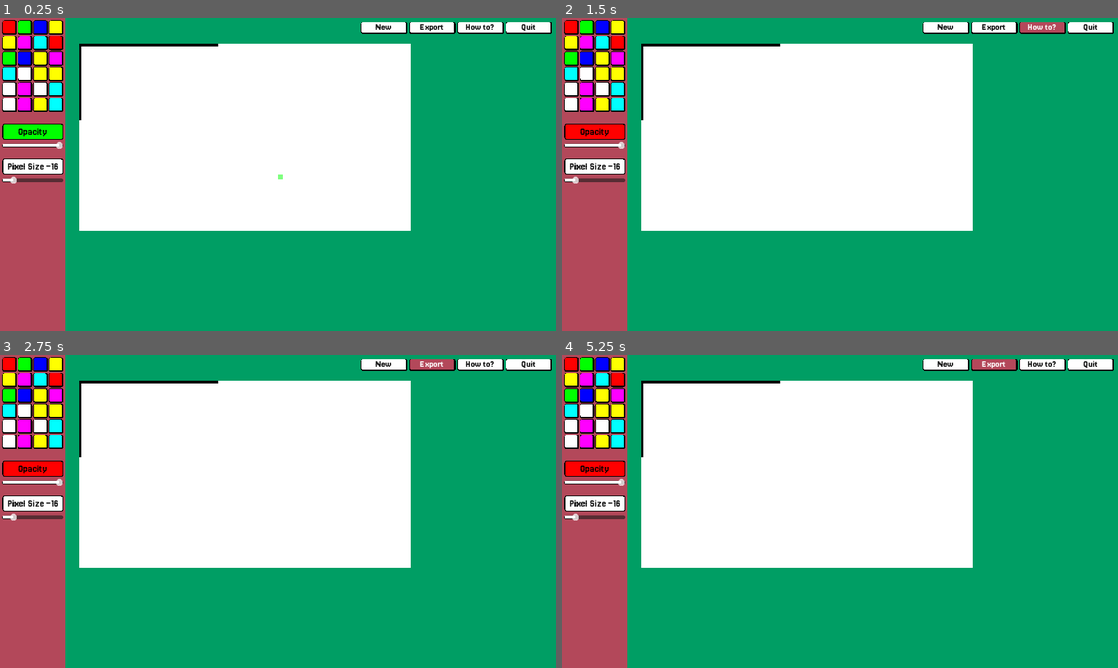
Above: before the commit, frames 1-4 (two rows, left to right).
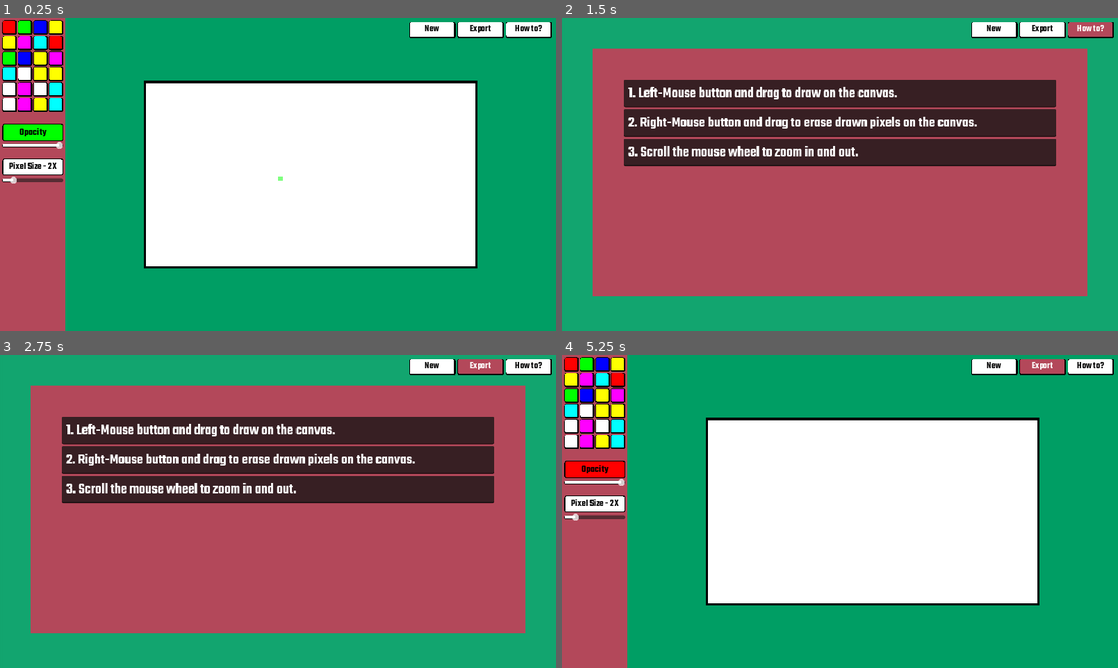
Above: after the commit, the same moments.

Repository: munucrafts/GD-Pixelo-PixelArtMaker
Game: Godot game, scene res://Scenes/control.tscn
Two runs of this game, one before a commit and one after it. Both use one fixed random seed, a clock stepped at 60 frames per second and the inputs below.
Inputs (mouse positions are in pixels of both pictures, inside the frame that each line leads up to):
- Up to frame 1 (0.25 s): no input
- Up to frame 2 (1.5 s): click (573, 27) at 0.52 s; click "How to?" at 1.25 s
- Up to frame 3 (2.75 s): click "Export" at 2 s
- Up to frame 4 (5.25 s): click "New" at 2.75 s; click "New" at 3.5 s; click (573, 364) at 4.27 s; click "Export" at 5 s

The runs differ from the first frame. In frame 1, 27% of the frame differs, in the area x 0-100%, y 1-80%; in frame 2, 75%; in frame 3, 75%, in the area x 0-100%, y 0-100%; in frame 4, 28%.

Commit message:
Menu, How to, Icon, Few more stuff

Diff:
--- a/Scenes/ColorButton.tscn
+++ b/Scenes/ColorButton.tscn
@@ -15,6 +15,32 @@
 corner_radius_bottom_left = 4
 anti_aliasing = false
 
+[sub_resource type="StyleBoxFlat" id="StyleBoxFlat_x7206"]
+bg_color = Color(1, 1, 1, 1)
+border_width_left = 1
+border_width_top = 1
+border_width_right = 3
+border_width_bottom = 3
+border_color = Color(0, 0, 0, 1)
+corner_radius_top_left = 4
+corner_radius_top_right = 4
+corner_radius_bottom_right = 4
+corner_radius_bottom_left = 4
+anti_aliasing = false
+
+[sub_resource type="StyleBoxFlat" id="StyleBoxFlat_sen87"]
+bg_color = Color(1, 1, 1, 1)
+border_width_left = 2
+border_width_top = 2
+border_width_right = 4
+border_width_bottom = 4
+border_color = Color(0, 0, 0, 1)
+corner_radius_top_left = 4
+corner_radius_top_right = 4
+corner_radius_bottom_right = 4
+corner_radius_bottom_left = 4
+anti_aliasing = false
+
 [node name="Node2D" type="Node2D"]
 script = ExtResource("1_mkryj")
 
@@ -24,9 +50,9 @@
 offset_bottom = 30.0
 mouse_default_cursor_shape = 2
 theme_override_styles/normal = SubResource("StyleBoxFlat_hri1q")
-theme_override_styles/hover = SubResource("StyleBoxFlat_hri1q")
-theme_override_styles/pressed = SubResource("StyleBoxFlat_hri1q")
-theme_override_styles/focus = SubResource("StyleBoxFlat_hri1q")
+theme_override_styles/hover = SubResource("StyleBoxFlat_x7206")
+theme_override_styles/pressed = SubResource("StyleBoxFlat_sen87")
+theme_override_styles/focus = SubResource("StyleBoxFlat_sen87")
 keep_pressed_outside = true
 
 [connection signal="mouse_entered" from="Button" to="." method="_on_button_mouse_entered"]
--- a/Scenes/Control.gd
+++ b/Scenes/Control.gd
@@ -2,7 +2,7 @@
 
 var pixel_size = 8
 var pixel_size_multiplier = 2
-var screen_size = DisplayServer.screen_get_size() * 0.6
+var screen_size = Vector2(1152, 648)
 var canvas_size = Vector2(screen_size.x / pixel_size, screen_size.y / pixel_size)
 var pixels = []
 var color = Color(0, 255, 0)
@@ -16,6 +16,10 @@
 	cursor_color(0.5)
 	cursor_shaping(cursor_shape)
 	center_positon()
+	window_size(screen_size)
+
+func window_size(size : Vector2):
+	DisplayServer.window_set_size(size)
 
 func mouse_cursor_visibility(visible : bool):
 	if visible:
@@ -48,8 +52,6 @@
 	var scaledCanvasSize = scale * canvas_size * pixel_size
 	scaledCanvasSize.x = scaledCanvasSize.x - 135
 	position = abs(Vector2(screen_size) - scaledCanvasSize) / 2
-	#$ControlBG.position = position
-	#$ControlBG.scale = scale
 
 func draw_or_erase():
 	var cursor_loc_position = get_local_mouse_position()
@@ -59,8 +61,7 @@
 	for i in range(pixel_size_multiplier):
 		for j in range(pixel_size_multiplier):
 			pos_array.append(cursor_loc_position + Vector2(pixel_size * i, pixel_size * j))
-
-	$"../cursor".position = cursor_glob_position
+	$"../cursor".position = cursor_glob_position.snapped(Vector2(pixel_size, pixel_size))
 	if Input.is_mouse_button_pressed(MOUSE_BUTTON_LEFT):
 		draw_pixel(pos_array, color)
 		queue_redraw()
--- /dev/null
+++ b/Scenes/HowTo.tscn
@@ -0,0 +1,64 @@
+[gd_scene load_steps=3 format=3 uid="uid://i6jta2e4kd6a"]
+
+[ext_resource type="Texture2D" uid="uid://dxlijcr8f5lh" path="res://Assets/WhiteBG.jpg" id="1_6i4hb"]
+[ext_resource type="FontFile" uid="uid://dehjo7qp3a0ua" path="res://Fonts/Teko-SemiBold.ttf" id="2_odxiv"]
+
+[node name="Node2D" type="Node2D"]
+
+[node name="TexBack" type="TextureRect" parent="."]
+modulate = Color(0.0705882, 0.647059, 0.435294, 1)
+offset_right = 1152.0
+offset_bottom = 648.0
+texture = ExtResource("1_6i4hb")
+expand_mode = 1
+
+[node name="TexFront" type="TextureRect" parent="."]
+modulate = Color(0.701961, 0.282353, 0.352941, 1)
+offset_left = 64.0
+offset_top = 64.0
+offset_right = 1088.0
+offset_bottom = 576.0
+texture = ExtResource("1_6i4hb")
+expand_mode = 1
+
+[node name="VBoxContainer" type="VBoxContainer" parent="."]
+offset_left = 128.0
+offset_top = 128.0
+offset_right = 1024.0
+offset_bottom = 512.0
+
+[node name="Text01" type="TextEdit" parent="VBoxContainer"]
+layout_mode = 2
+theme_override_colors/background_color = Color(0, 0, 0, 0.196078)
+theme_override_colors/font_readonly_color = Color(1, 1, 1, 1)
+theme_override_colors/font_outline_color = Color(0, 0, 0, 1)
+theme_override_colors/caret_background_color = Color(0, 0, 0, 1)
+theme_override_fonts/font = ExtResource("2_odxiv")
+theme_override_font_sizes/font_size = 30
+text = " 1. Left-Mouse button and drag to draw on the canvas."
+editable = false
+scroll_fit_content_height = true
+
+[node name="Text02" type="TextEdit" parent="VBoxContainer"]
+layout_mode = 2
+theme_override_colors/background_color = Color(0, 0, 0, 0.196078)
+theme_override_colors/font_readonly_color = Color(1, 1, 1, 1)
+theme_override_colors/font_outline_color = Color(0, 0, 0, 1)
+theme_override_colors/caret_background_color = Color(0, 0, 0, 1)
+theme_override_fonts/font = ExtResource("2_odxiv")
+theme_override_font_sizes/font_size = 30
+text = " 2. Right-Mouse button and drag to erase drawn pixels on the canvas."
+editable = false
+scroll_fit_content_height = true
+
+[node name="Text03" type="TextEdit" parent="VBoxContainer"]
+layout_mode = 2
+theme_override_colors/background_color = Color(0, 0, 0, 0.196078)
+theme_override_colors/font_readonly_color = Color(1, 1, 1, 1)
+theme_override_colors/font_outline_color = Color(0, 0, 0, 1)
+theme_override_colors/caret_background_color = Color(0, 0, 0, 1)
+theme_override_fonts/font = ExtResource("2_odxiv")
+theme_override_font_sizes/font_size = 30
+text = " 3. Scroll the mouse wheel to zoom in and out."
+editable = false
+scroll_fit_content_height = true
--- a/Scenes/Menu.gd
+++ b/Scenes/Menu.gd
@@ -1,6 +1,6 @@
 extends Node2D
 
-var menu_buttons = ["Quit", "How to?", "Export", "New"]
+var menu_buttons = ["How to?", "Export", "New"]
 
 func _ready():
 	add_menu_buttons()
--- a/Scenes/MenuButton.gd
+++ b/Scenes/MenuButton.gd
@@ -12,9 +12,8 @@
 		"Export":
 			main_scene.get_node("Control").export_canvas("C:/Sarthak/GODOT/GD_PixelArtCreator/Saveee/image.png")
 		"How to?":
-			print($Button.text)
-		"Quit":
-			get_tree().quit()
+			main_scene.get_node("HowTo").visible = not main_scene.get_node("HowTo").visible
+
 
 func _on_button_mouse_entered():
 	main_scene.get_node("Control").mouse_cursor_visibility(true)
--- a/Scenes/MenuButton.tscn
+++ b/Scenes/MenuButton.tscn
@@ -1,7 +1,7 @@
 [gd_scene load_steps=5 format=3 uid="uid://c2mw31lodgrlg"]
 
 [ext_resource type="Script" path="res://Scenes/MenuButton.gd" id="1_te8jh"]
-[ext_resource type="FontFile" uid="uid://tbreqfuqf7rs" path="res://Fonts/Jersey25-Regular.ttf" id="2_j80kw"]
+[ext_resource type="FontFile" uid="uid://dehjo7qp3a0ua" path="res://Fonts/Teko-SemiBold.ttf" id="2_t5jgo"]
 
 [sub_resource type="StyleBoxFlat" id="StyleBoxFlat_hri1q"]
 bg_color = Color(1, 1, 1, 1)
@@ -37,10 +37,10 @@
 offset_bottom = 25.0
 mouse_default_cursor_shape = 2
 theme_override_colors/font_color = Color(0, 0, 0, 1)
-theme_override_colors/font_pressed_color = Color(1, 1, 1, 1)
+theme_override_colors/font_pressed_color = Color(0, 0, 0, 1)
 theme_override_colors/font_hover_color = Color(1, 1, 1, 1)
 theme_override_colors/font_focus_color = Color(1, 1, 1, 1)
-theme_override_fonts/font = ExtResource("2_j80kw")
+theme_override_fonts/font = ExtResource("2_t5jgo")
 theme_override_font_sizes/font_size = 19
 theme_override_styles/normal = SubResource("StyleBoxFlat_hri1q")
 theme_override_styles/hover = SubResource("StyleBoxFlat_hd5k0")
--- a/Scenes/OpacitySlider.tscn
+++ b/Scenes/OpacitySlider.tscn
@@ -2,7 +2,7 @@
 
 [ext_resource type="Script" path="res://Scenes/OpacitySlider.gd" id="1_mwgka"]
 [ext_resource type="Texture2D" uid="uid://dxlijcr8f5lh" path="res://Assets/WhiteBG.jpg" id="2_0xs6e"]
-[ext_resource type="FontFile" uid="uid://tbreqfuqf7rs" path="res://Fonts/Jersey25-Regular.ttf" id="2_kk2hd"]
+[ext_resource type="FontFile" uid="uid://dehjo7qp3a0ua" path="res://Fonts/Teko-SemiBold.ttf" id="2_f3dk2"]
 
 [sub_resource type="StyleBoxFlat" id="StyleBoxFlat_51f07"]
 bg_color = Color(1, 1, 1, 1)
@@ -51,7 +51,7 @@
 offset_bottom = 44.0
 focus_mode = 0
 theme_override_colors/font_disabled_color = Color(0, 0, 0, 1)
-theme_override_fonts/font = ExtResource("2_kk2hd")
+theme_override_fonts/font = ExtResource("2_f3dk2")
 theme_override_font_sizes/font_size = 21
 theme_override_styles/normal = SubResource("StyleBoxFlat_jtcyr")
 theme_override_styles/hover = SubResource("StyleBoxFlat_jtcyr")
--- a/Scenes/PixelSizeSlider.gd
+++ b/Scenes/PixelSizeSlider.gd
@@ -9,5 +9,6 @@
 	get_tree().current_scene.get_node("Control").cursor_color(0.5)
 
 func _on_h_slider_value_changed(value):
-	$ColorPickerButton.text = "Pixel Size - " + str($HSlider.value)
 	get_tree().current_scene.get_node("Control").pixel_size_multiplier = $HSlider.value / get_tree().current_scene.get_node("Control").pixel_size
+	var pixel_size_multiplier = get_tree().current_scene.get_node("Control").pixel_size_multiplier
+	$ColorPickerButton.text = "Pixel Size - " + str(pixel_size_multiplier) + "X"
--- a/Scenes/PixelSizeSlider.tscn
+++ b/Scenes/PixelSizeSlider.tscn
@@ -1,7 +1,7 @@
 [gd_scene load_steps=5 format=3 uid="uid://cbrj1wnc6lfc"]
 
 [ext_resource type="Script" path="res://Scenes/PixelSizeSlider.gd" id="1_bw66a"]
-[ext_resource type="FontFile" uid="uid://tbreqfuqf7rs" path="res://Fonts/Jersey25-Regular.ttf" id="2_ljv1s"]
+[ext_resource type="FontFile" uid="uid://dehjo7qp3a0ua" path="res://Fonts/Teko-SemiBold.ttf" id="2_2aiw4"]
 
 [sub_resource type="StyleBoxFlat" id="StyleBoxFlat_51f07"]
 bg_color = Color(1, 1, 1, 1)
@@ -53,7 +53,7 @@
 offset_bottom = 44.0
 focus_mode = 0
 theme_override_colors/font_disabled_color = Color(0, 0, 0, 1)
-theme_override_fonts/font = ExtResource("2_ljv1s")
+theme_override_fonts/font = ExtResource("2_2aiw4")
 theme_override_font_sizes/font_size = 20
 theme_override_styles/normal = SubResource("StyleBoxFlat_jtcyr")
 theme_override_styles/hover = SubResource("StyleBoxFlat_jtcyr")
@@ -62,7 +62,7 @@
 theme_override_styles/focus = SubResource("StyleBoxFlat_jtcyr")
 disabled = true
 button_mask = 4
-text = "Pixel Size -16"
+text = "Pixel Size - 2X"
 
 [connection signal="mouse_entered" from="HSlider" to="." method="_on_h_slider_mouse_entered"]
 [connection signal="mouse_exited" from="HSlider" to="." method="_on_h_slider_mouse_exited"]
--- a/Scenes/control.tscn
+++ b/Scenes/control.tscn
@@ -6,10 +6,12 @@
 [ext_resource type="PackedScene" uid="uid://d166svgwccwdk" path="res://Scenes/OpacitySlider.tscn" id="4_ndaml"]
 [ext_resource type="PackedScene" uid="uid://cbrj1wnc6lfc" path="res://Scenes/PixelSizeSlider.tscn" id="5_l0hid"]
 [ext_resource type="PackedScene" uid="uid://c7iiocycl0vh0" path="res://Scenes/Menu.tscn" id="6_ys20k"]
+[ext_resource type="PackedScene" uid="uid://i6jta2e4kd6a" path="res://Scenes/HowTo.tscn" id="7_jn0v2"]
 
 [node name="Node2D" type="Node2D"]
 
 [node name="Control" type="Control" parent="."]
+z_index = -1
 layout_mode = 3
 anchors_preset = 0
 scale = Vector2(0.6, 0.6)
@@ -51,12 +53,20 @@
 expand_mode = 1
 
 [node name="ColorButtonContainer" parent="." instance=ExtResource("2_4fhmx")]
+z_index = -2
 
 [node name="OpacitySlider" parent="." instance=ExtResource("4_ndaml")]
+z_index = -2
 position = Vector2(0, 208)
 
 [node name="PixelSizeSlider" parent="." instance=ExtResource("5_l0hid")]
+z_index = -2
 position = Vector2(0, 280)
 
+[node name="HowTo" parent="." instance=ExtResource("7_jn0v2")]
+visible = false
+z_index = -1
+
 [node name="Menu" parent="." instance=ExtResource("6_ys20k")]
+z_index = 10
 position = Vector2(1048, 8)
--- a/project.godot
+++ b/project.godot
@@ -10,13 +10,17 @@
 
 [application]
 
-config/name="GD_PixelArtCreator"
+config/name="Pixel"
 run/main_scene="res://Scenes/control.tscn"
 config/features=PackedStringArray("4.2", "Forward Plus")
 config/icon="res://icon.svg"
+config/windows_native_icon="res://Scenes/Screenshot 2024-04-25 203354.ico"
 
 [display]
 
+window/size/mode=2
+window/size/window_width_override=1152
+window/size/window_height_override=648
 window/stretch/mode="canvas_items"
 window/stretch/aspect="ignore"
 
Binary file removed: Fonts/Jersey25-Regular.ttf
Binary file added: Fonts/Teko-SemiBold.ttf
Not shown, changed: Fonts/Teko-SemiBold.ttf.import
Not shown: 1 places in Scenes/ColorButton.tscn that only renumber resources
Binary file added: Scenes/Screenshot 2024-04-25 203354.ico
Not shown: 1 places in Scenes/control.tscn that only renumber resources
